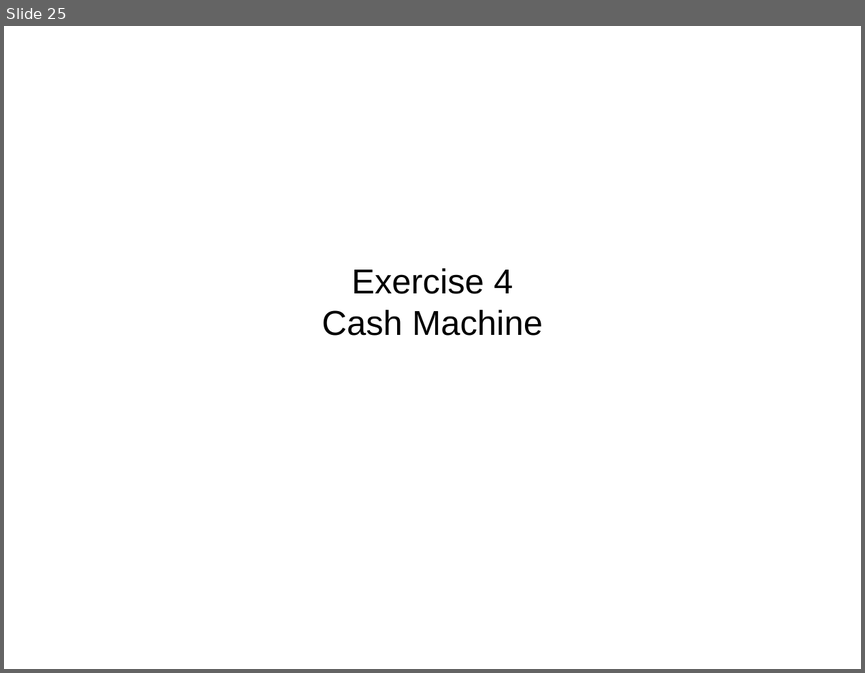
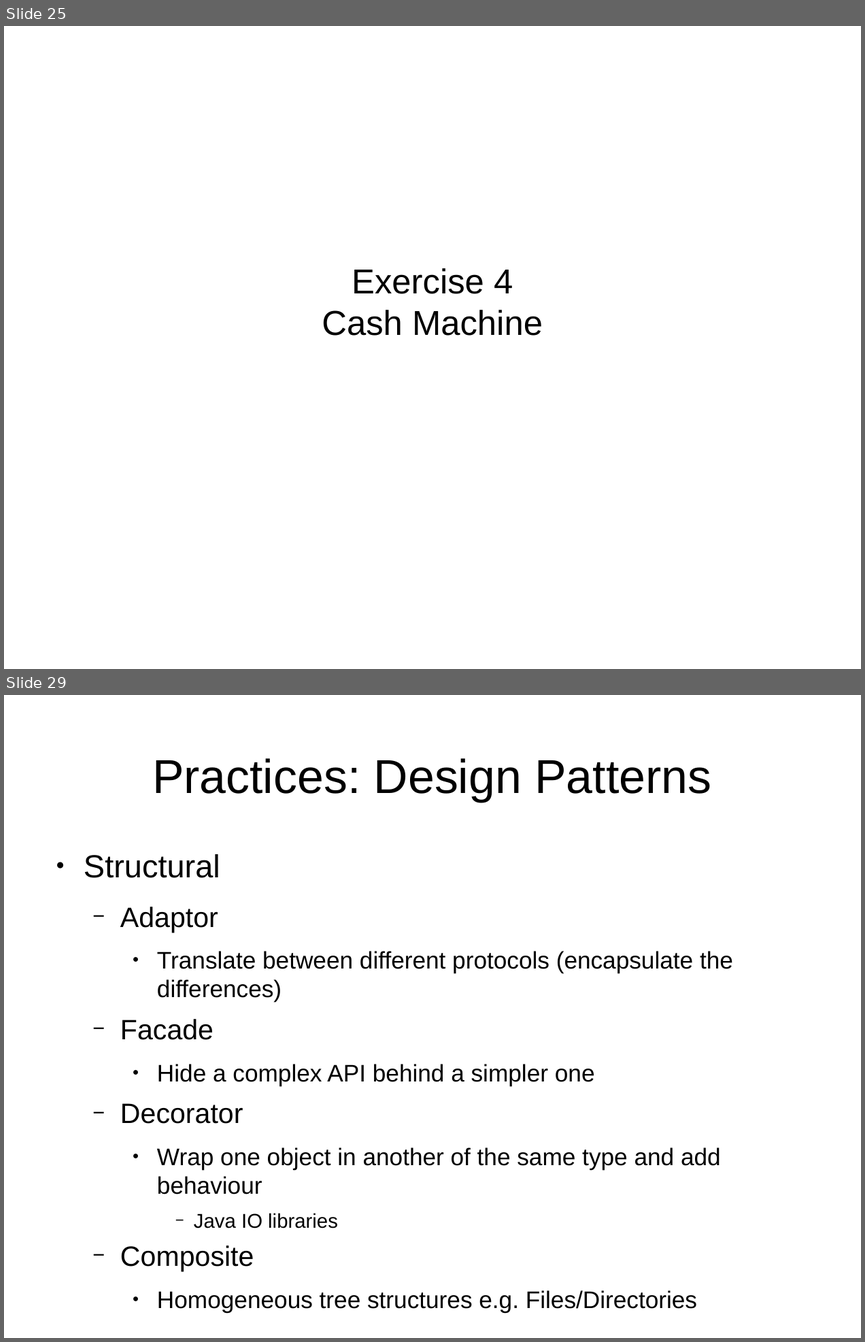
Before and after one commit to tonybaines/oo-design-principles, a slide deck: OO Design Workshop.odp. Shown one above the other, each under a label of ours: slide 25 before the commit, slides 25 and 29 after it; the slides between them are not shown. The pictures are 865x673 and 865x1342 pixels, drawn with LibreOffice and Linux fonts; fonts in the diff are those of the drawing. Boxes give left, top, right and bottom in pixels: in the first picture for what was removed or moved away, otherwise in the second. Text is boxed around its words. In the diff, an @@ line names an element or a change of style, - is before the commit and + after.

```diff
--- a/OO Design Workshop.odp
+++ b/OO Design Workshop.odp
@@ slide 29 added at [4, 695, 861, 1338], background #FFFFFF @@
@@ title added at [152, 758, 711, 802], 44 pt, text #000000 @@
+Practices: Design Patterns
@@ text added at [84, 854, 733, 1312], 22.2 pt, text #000000 @@
+● Structural
+  − Adaptor
+    ● Translate between different protocols (encapsulate the differences)
+  − Facade
+    ● Hide a complex API behind a simpler one
+  − Decorator
+    ● Wrap one object in another of the same type and add behaviour
+      − Java IO libraries
+  − Composite
+    ● Homogeneous tree structures e.g. Files/Directories
```
Also in this commit, not shown: 1 slide changed, 13 other slides added.
